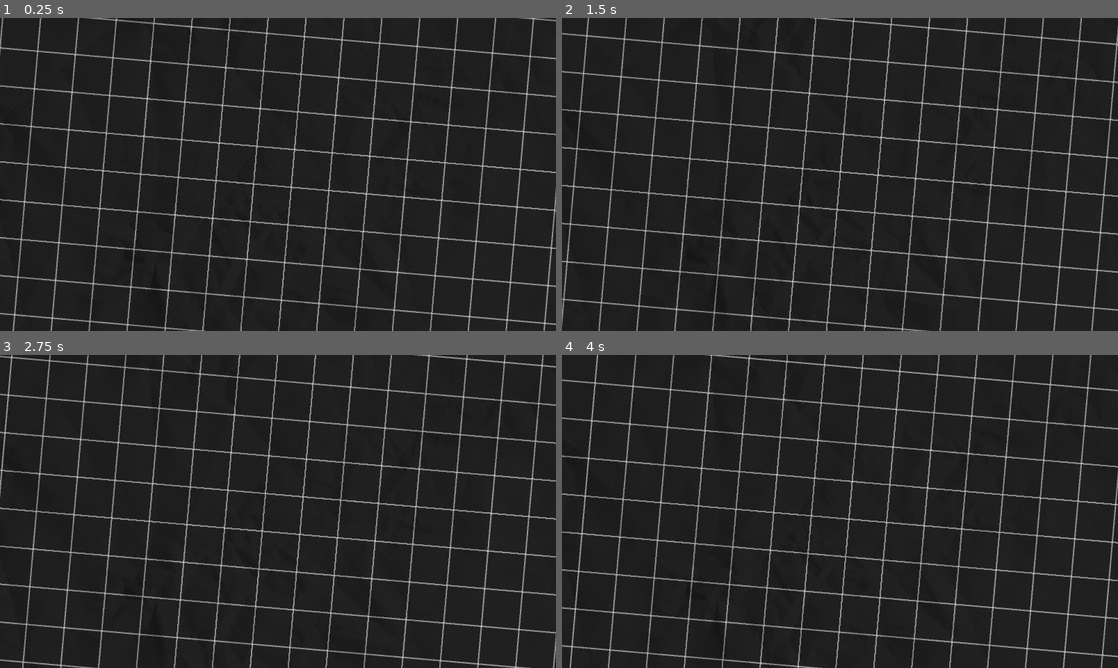
Above: before the commit, frames 1-4 (two rows, left to right).
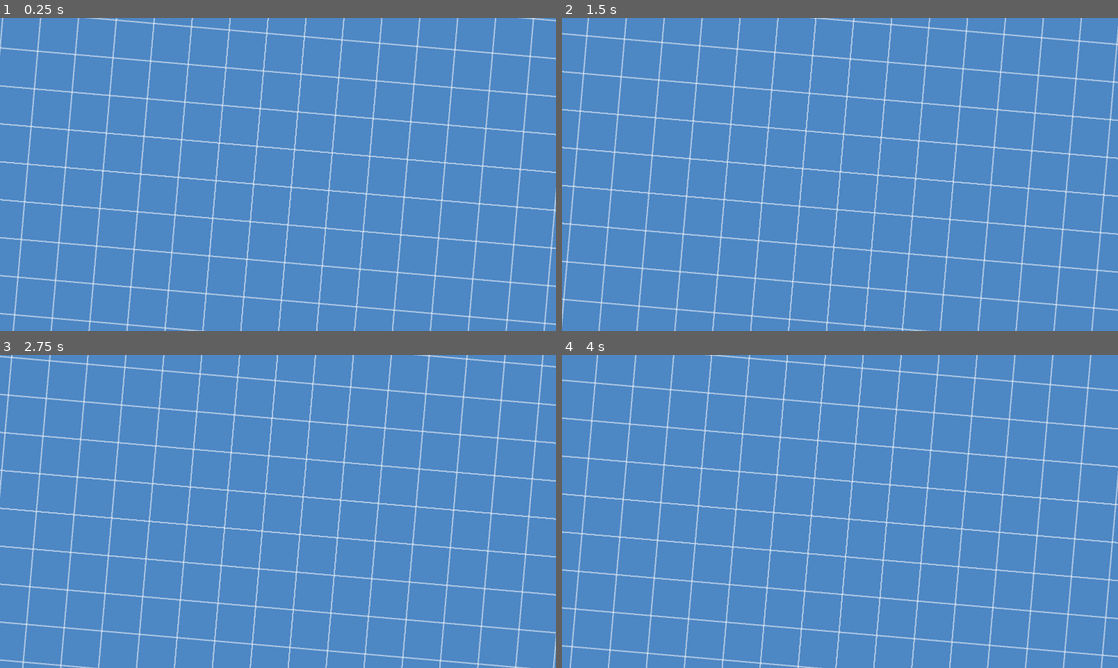
Above: after the commit, the same moments.

Repository: dxzander/Godot-Repository
Game: Godot game, scene res://blueprints.tscn
Two runs of this game, one before a commit and one after it. Both use one fixed random seed, a clock stepped at 60 frames per second and the inputs below.
Inputs:
- Up to frame 1 (0.25 s): no input
- Up to frame 2 (1.5 s): no input
- Up to frame 3 (2.75 s): no input
- Up to frame 4 (4 s): no input

The runs differ from the first frame. In frame 1, 100% of the frame differs, in the area x 0-100%, y 0-100%; in frame 2, 100%; in frame 3, 100%; in frame 4, 100%.

Commit message:
Starting work on a composite title scene

Diff:
--- /dev/null
+++ b/Title Screen.tscn
@@ -0,0 +1,37 @@
+[gd_scene load_steps=5 format=3 uid="uid://dkndt4d4fxc8s"]
+
+[ext_resource type="PackedScene" uid="uid://dxx3pqqc7pbt1" path="res://blueprints.tscn" id="1_0jgt4"]
+[ext_resource type="Shader" path="res://alpha_multiply.gdshader" id="1_jlh1q"]
+[ext_resource type="Texture2D" uid="uid://ce01d54vblldk" path="res://Paper texture.jpeg" id="2_77j7k"]
+
+[sub_resource type="ShaderMaterial" id="ShaderMaterial_ivti1"]
+shader = ExtResource("1_jlh1q")
+shader_parameter/alpha = 0.5
+
+[node name="Title Screen" type="Node2D"]
+
+[node name="Polygon2D" type="Polygon2D" parent="."]
+color = Color(0.133333, 0.133333, 0.133333, 1)
+polygon = PackedVector2Array(0, 0, 1920, 2.08165e-12, 1920, 1080, 2.08165e-12, 1080)
+
+[node name="Control" type="Control" parent="."]
+clip_contents = true
+layout_mode = 3
+anchors_preset = 0
+offset_right = 480.0
+offset_bottom = 1080.0
+
+[node name="Blueprints" parent="Control" instance=ExtResource("1_0jgt4")]
+position = Vector2(2.08165e-12, 2.08165e-12)
+
+[node name="Line2D" type="Line2D" parent="."]
+points = PackedVector2Array(480, 2.08165e-12, 480, 1080)
+
+[node name="PaperTexture" type="Sprite2D" parent="."]
+material = SubResource("ShaderMaterial_ivti1")
+position = Vector2(932, 498)
+scale = Vector2(2.11248, 2.11248)
+texture = ExtResource("2_77j7k")
+
+[node name="Camera2D" type="Camera2D" parent="."]
+offset = Vector2(960, 540)
--- a/blueprints.tscn
+++ b/blueprints.tscn
@@ -9,11 +9,11 @@
 shader = ExtResource("3_3r5yf")
 shader_parameter/alpha = 0.5
 
-[node name="Root" type="Node2D"]
+[node name="Blueprints" type="Node2D"]
 script = ExtResource("1_jnyrm")
 
 [node name="Polygon2D" type="Polygon2D" parent="."]
-color = Color(0.133333, 0.133333, 0.133333, 1)
+color = Color(0.301961, 0.533333, 0.772549, 1)
 polygon = PackedVector2Array(0, 0, 1920, 2.08165e-12, 1920, 1080, 2.08165e-12, 1080)
 
 [node name="Camera2D" type="Camera2D" parent="."]
@@ -146,6 +146,7 @@
 line_number = 15
 
 [node name="PaperTexture" type="Sprite2D" parent="."]
+visible = false
 material = SubResource("ShaderMaterial_c6vxk")
 position = Vector2(932, 498)
 scale = Vector2(2.11248, 2.11248)
--- a/project.godot
+++ b/project.godot
@@ -1,3 +1,11 @@
+; Engine configuration file.
+; It's best edited using the editor UI and not directly,
+; since the parameters that go here are not all obvious.
+;
+; Format:
+;   [section] ; section goes between []
+;   param=value ; assign values to parameters
+
 config_version=5
 
 [application]
--- /dev/null
+++ b/wall-o-text.tscn
@@ -0,0 +1,3 @@
+[gd_scene format=3 uid="uid://dfogjmoh16si4"]
+
+[node name="wall-o-text" type="Node2D"]
